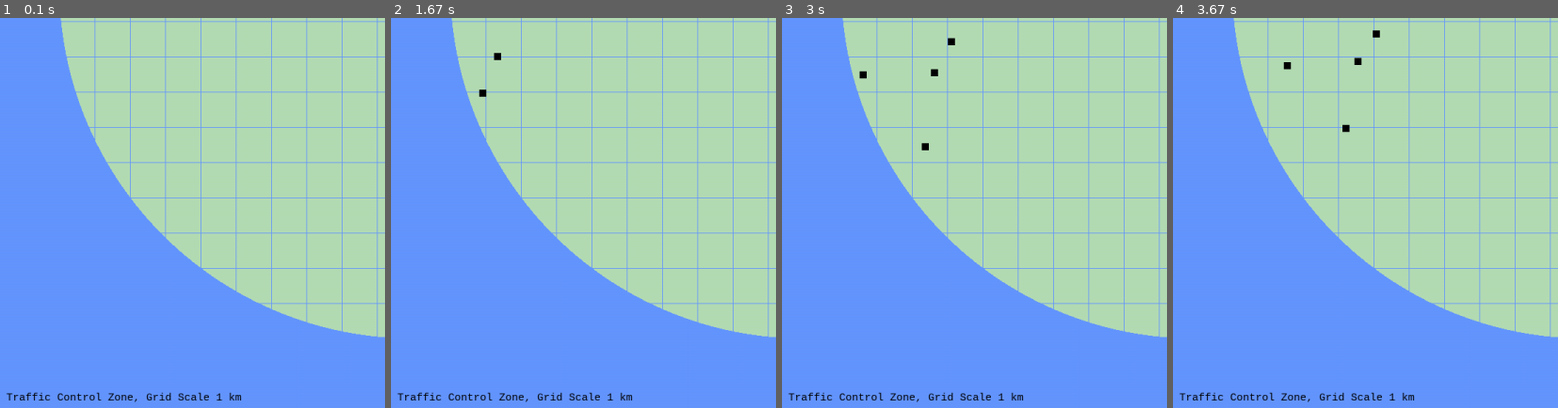
Above: before the commit, frames 1-4 (left to right).
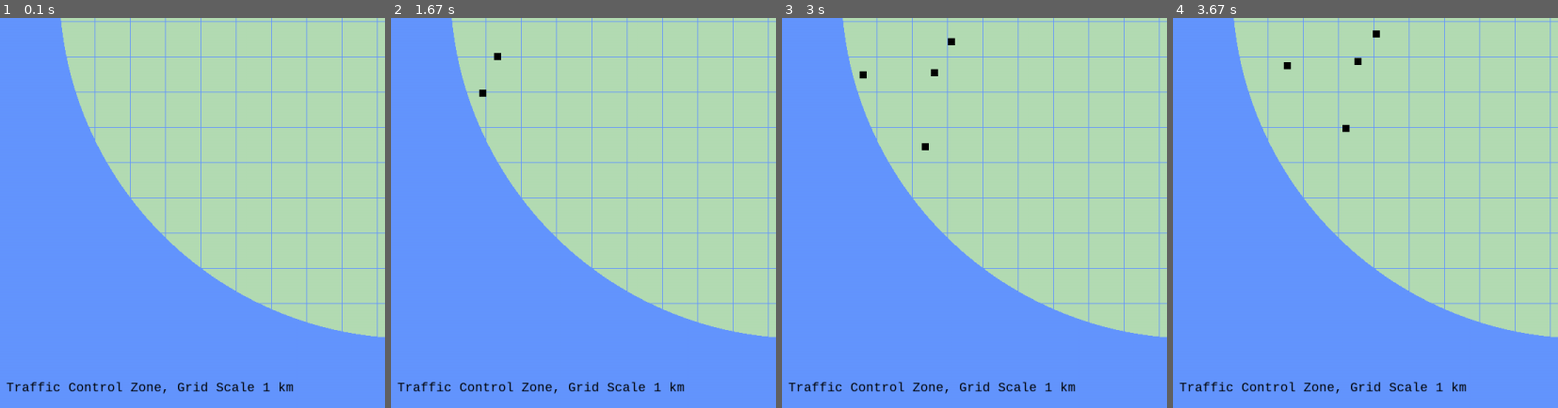
Above: after the commit, the same moments.

Repository: forrest-herman/air-traffic-control-system-simulation
Game: pygame game, started from main.py
The game is run twice, just before and just after one commit, with the same random seed, the same clock (stepped at 60 frames per second) and the same inputs.
Inputs:
- Up to frame 1 (0.1 s): no input
- Up to frame 2 (1.67 s): tap Space at 0.33, 0.73, 1.23, 1.57 s
- Up to frame 3 (3 s): tap Space at 2.07, 2.37, 2.63, 2.97 s
- Up to frame 4 (3.67 s): tap Space at 3.4 s
The pictures show only the part of the screen within x 0-50%, y 50-100%; the shares and areas given below are measured in that part.

The runs differ from the first frame. In frame 1, 1.2% of the frame differs, in the area x 1-77%, y 93-99%; in frame 2, 1.2%; in frame 3, 1.2%; in frame 4, 1.2%.

Commit message:
code cleanup and tweaks

Diff:
--- a/gui.py
+++ /dev/null
@@ -1,67 +0,0 @@
-import tkinter as tk
-
-SIZE = 1000
-
-
-# Create an instance of tkinter frame
-window = tk.Tk()
-
-# Define the geometry of window
-# window.geometry("600x600")
-window.config(height=SIZE, width=SIZE)
-window.maxsize(SIZE, SIZE)
-
-# Create a canvas object
-canvas = tk.Canvas(window, width=SIZE, height=SIZE, bg="#5555ff")
-canvas.pack(anchor='center', expand=True)
-
-# Draw an Oval in the canvas
-circle_radius = 10
-x1 = (SIZE-circle_radius)/2
-x2 = SIZE - x1
-# canvas.create_oval(x, x, circle_radius, circle_radius, fill="white")
-
-plane = canvas.create_oval(x1, x1, x2, x2, fill="black")
-# window.update_idletasks()
-# window.update()
-
-window.after(1000, lambda: canvas.move(plane, 300, 100))
-
-
-# window.update_idletasks()
-# window.update()
-
-
-class PlaneShape:
-    def __init__(self, canvas, color, x, y):
-        self.canvas = canvas
-        self.plane = canvas.create_oval(x, y, x+10, y+10, fill=color)
-        self.canvas.move(self.plane, 245, 100)
-
-        self.canvas.bind("<Button-1>", self.canvas_onclick)
-        self.text_id = self.canvas.create_text(300, 200, anchor='se')
-        self.canvas.itemconfig(self.text_id, text='hello')
-
-    def canvas_onclick(self, event):
-        self.canvas.itemconfig(
-            self.text_id,
-            text="You clicked at ({}, {})".format(event.x, event.y)
-        )
-
-    def draw(self):
-        self.canvas.move(self.plane, x, y)
-        self.canvas.after(10, self.draw)
-
-
-x = 10
-y = 10
-plane = PlaneShape(canvas, "black", x, y)
-plane.draw()
-window.mainloop()
-
-# while(True):
-#     plane = PlaneShape(canvas, "black", x, y)
-#     plane.draw()
-#     x = x + 1
-#     y = y + 1
-#     if plane.
--- a/main.py
+++ b/main.py
@@ -95,7 +95,6 @@
                     atc.landed_planes.append(plane)
                     print(f"ATC Landed {len(atc.landed_planes)} Planes")
                     atc.planes.remove(plane)
-                    print(f"{len(atc.planes)} Planes Remaining")
                     plane.runway.status = AVAILABLE
                     plane.runway = None
 
--- a/models.py
+++ b/models.py
@@ -31,7 +31,8 @@
 
             # get angle to target point
             adjusted_coords = (self.x - self.target_point[0], self.y - self.target_point[1])
-            angle_to_target = math.atan2(adjusted_coords[1], adjusted_coords[0]) + angular_velocity * td
+            angle_to_target = math.atan2(
+                adjusted_coords[1], adjusted_coords[0]) + angular_velocity * td
 
             # calculate next position
             self.x = self.circling_radius * math.cos(angle_to_target) + self.target_point[0]
@@ -42,7 +43,7 @@
 
     def find_hold_point(self):
         # find the point to circle around
-        angle = self.angle + math.pi # get outward facing angle
+        angle = self.angle + math.pi  # get outward facing angle
         self.target_point = (
             self.x - self.circling_radius * math.cos(angle),
             self.y - self.circling_radius * math.sin(angle)
@@ -166,13 +167,13 @@
             return False
 
         new_plane = create_plane(self.zone_radius, self.plane_speed, self.circling_radius)
+        distance_factor = self.collision_distance * 2
 
         # check new plane coords don't intersect with any existing planes
-        for i, plane in enumerate(self.planes):
-            if check_collision(plane, new_plane, self.collision_distance):
+        for plane in self.planes:
+            if check_collision(plane, new_plane, distance_factor):
                 del new_plane
                 print("Collision detected. Plane not spawned.")
-                # TODO: maybe track the angle used and blacklist it?
 
                 # TODO: track attempts?
                 self.spawn_attemps += 1  # count number of unalowable positions
@@ -197,8 +198,6 @@
 def create_plane(zone_radius, speed, circling_radius):
     # spawn plan at a random location on the edge of the zone
     rand_angle = random.uniform(0, 2*math.pi)  # get an angle inside the circle zone
-
-    # rand_angle = math.pi/2  # temp
 
     # create coordinates along perimeter of circle
     current_coords = (zone_radius*math.cos(rand_angle), zone_radius*math.sin(rand_angle))
--- a/pygame_tests.py
+++ /dev/null
@@ -1,111 +0,0 @@
-# Simple pygame program
-
-# Import and initialize the pygame library
-import time
-import pygame
-
-from models import Plane
-
-SIZE = 1200
-x = 10
-y = 10
-
-def update():
-    # Flip the display
-    pygame.display.flip()
-
-# Define a Plane object by extending pygame.sprite.Sprite
-class PlaneSprite(pygame.sprite.Sprite):
-    def __init__(self, color, x, y):
-        super(PlaneSprite, self).__init__()
-        self.surf = pygame.Surface((10, 10))
-        self.surf.fill(color)
-        self.rect = self.surf.get_rect(
-            center=(x, y)
-        )
-        # self.speed = 1
-
-    def update(self, coords):
-        # self.rect.move_ip(1,1)
-        self.rect.center = coords
-
-pygame.init()
-
-# Set up the drawing window screen
-screen = pygame.display.set_mode([SIZE, SIZE])
-
-ADDENEMY = pygame.USEREVENT + 1
-pygame.time.set_timer(ADDENEMY, 250)
-
-# Instantiate player. Right now, this is just a rectangle.
-player = PlaneSprite((255, 255, 255), 100, 50)
-
-
-# Create groups to hold enemy sprites and all sprites
-# - enemies is used for collision detection and position updates
-# - all_sprites is used for rendering
-enemies = pygame.sprite.Group()
-all_sprites = pygame.sprite.Group()
-all_sprites.add(player)
-
-
-# Create a surface and pass in a tuple containing its length and width
-surf = pygame.Surface((50, 50))
-# Give the surface a color to separate it from the background
-surf.fill((0, 0, 0))
-rect = surf.get_rect()
-
-# Put the center of surf at the center of the display
-surf_center = (
-    (SIZE-player.surf.get_width())/2,
-    (SIZE-player.surf.get_height())/2
-)
-
-
-def add_plane():
-    # Create the new enemy and add it to sprite groups
-    new_enemy = PlaneSprite((255, 255, 255), 100, 50)
-    enemies.add(new_enemy)
-    all_sprites.add(new_enemy)
-
-
-# Run until the user asks to quit
-running = True
-while running:
-
-    # Did the user click the window close button?
-    for event in pygame.event.get():
-        if event.type == pygame.QUIT:
-            running = False
-        elif event.type == pygame.KEYDOWN:
-            if event.key == pygame.K_SPACE:
-                add_plane()
-
-    # Fill the background with blue
-    screen.fill((100, 150, 255))
-    pygame.draw.circle(screen, (255, 255, 255), (SIZE/2, SIZE/2), 500, 0)
-    pygame.draw.rect(screen, (0,0,0), (SIZE/2, SIZE/2, 10, 50), 0)
-
-
-    x = x + 1
-    y = y + 1
-
-    player.update((x, y))
-
-
-    # Draw surf at the new coordinates
-    # Draw all sprites
-    for entity in all_sprites:
-        screen.blit(entity.surf, entity.rect)
-
-
-
-    # time.sleep(1)
-
-    # # Draw a solid white circle in the center
-    # pygame.draw.circle(screen, (255, 255, 255), (x, y), 400)
-
-    update()
-
-# Done! Time to quit.
-pygame.quit()
--- a/simulation.py
+++ b/simulation.py
@@ -94,9 +94,9 @@
         pygame.draw.rect(screen, grid_color, (0, 50*i+50, w, 1), 0)
         pygame.draw.rect(screen, grid_color, (50*i+50, 0, 1, h), 0)
 
-    myfont = pygame.font.SysFont("monospace", 15)
+    myfont = pygame.font.SysFont("monospace", 18)
     label = myfont.render("Traffic Control Zone, Grid Scale 1 km", 1, (0, 0, 0))
-    screen.blit(label, (25, h - 25))
+    screen.blit(label, (25, h - 40))
 
     # Draw all sprites
     runway_sprites.draw(screen)
